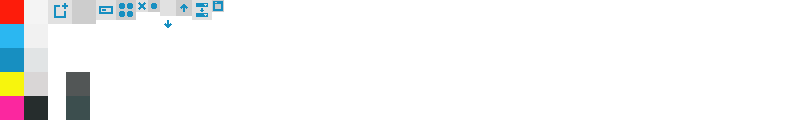
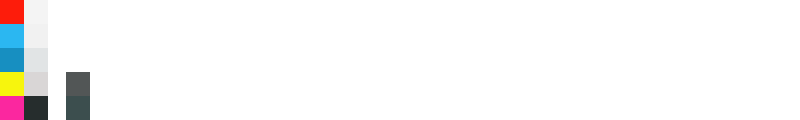
Comparing the layer stacks of the two 800 × 120 images. Changes:
added layer "Layer 1" above "Icon top layer" over [138, 2, 146, 10]
painted on "Icon top layer" over [138, 1, 223, 28]
hid group "Bgs" (11 layers) over [48, 0, 224, 24]
unmasked "Rectangle 1 copy 19" over [176, 0, 192, 16]
painted on "Rectangle 1 copy 14", unmasked it over [160, 0, 176, 16]
unmasked "Rectangle 1 copy 21" over [212, 0, 224, 12]
unmasked "Rectangle 1 copy 13" over [148, 0, 160, 12]
unmasked "Rectangle 1 copy 18" over [48, 0, 72, 24]
unmasked "Rectangle 1 copy 17" over [72, 0, 96, 24]
unmasked "Rectangle 1 copy 20" over [192, 0, 212, 20]
unmasked "Rectangle 1 copy 16" over [116, 0, 136, 20]
unmasked "Rectangle 1 copy 15" over [96, 0, 116, 20]
unmasked "Rectangle 1" over [136, 0, 148, 12]
